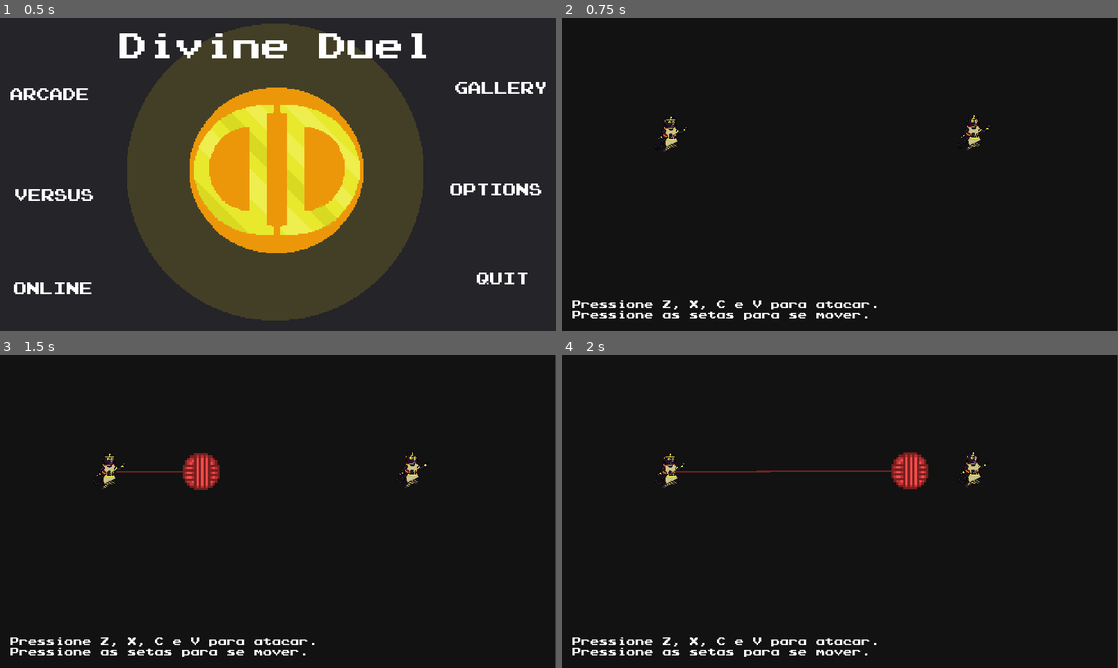
Above: before the commit, frames 1-4 (two rows, left to right).
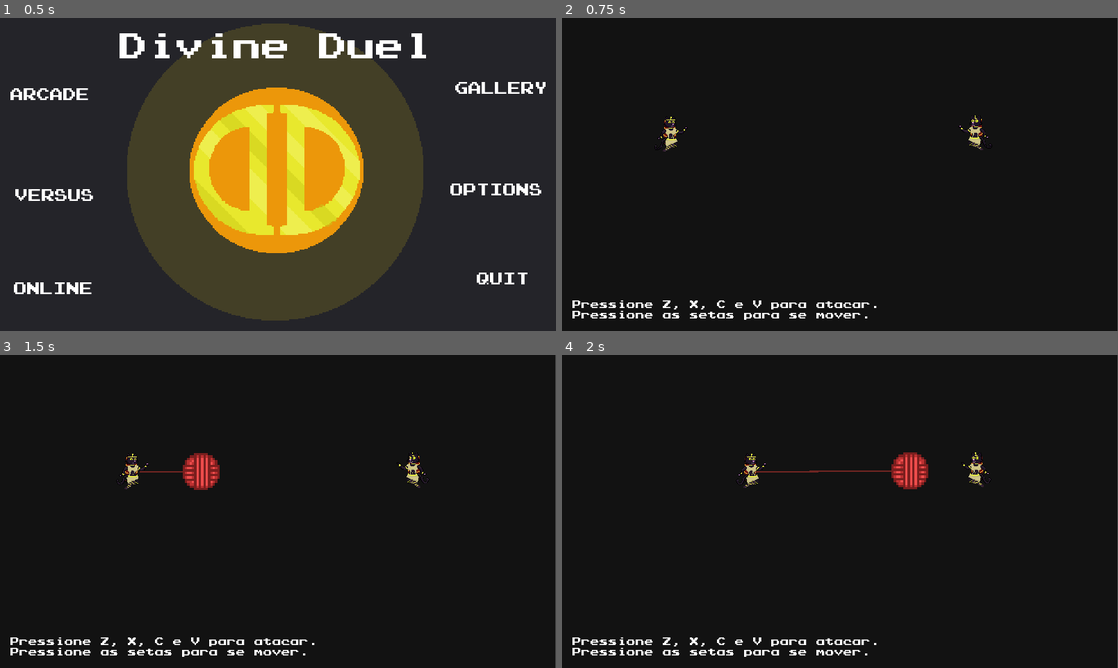
Above: after the commit, the same moments.

Repository: GamuxUnicamp/Divine_Duel
Game: Godot game, scene res://menus/MainMenu.tscn
Same seed, same stepped clock (60 frames per second), same inputs: the game is played once before the commit and once after it. The engine's default icon, where the game draws it, is replaced by a stand-in: a white triangle on a blue panel in a dark square.
Inputs (mouse positions are in pixels of both pictures, inside the frame that each line leads up to):
- Up to frame 1 (0.5 s): no input
- Up to frame 2 (0.75 s): click "VERSUS" at 0.5 s
- Up to frame 3 (1.5 s): tap Z (attack0) at 1.25 s; move the mouse to (400, 495) at 1.27 s; hold D (ui_right, bound only after the commit) from 1.28 s (still down); hold Z (attack0) from 1.28 s (still down)
- Up to frame 4 (2 s): keep holding D (ui_right, bound only after the commit); keep holding Z (attack0); tap Enter (ui_accept) at 1.52 s

Frame 1 is identical in both runs. In frame 2, 0.2% of the frame differs, in the area x 71-78%, y 31-43%; in frame 3, 0.4%; in frame 4, 0.6%, in the area x 16-78%, y 31-43%.

Commit message:
mudanca na entrada e invertida segunda bastet

Diff:
--- a/levels/DemoLevel.gd
+++ b/levels/DemoLevel.gd
@@ -13,6 +13,7 @@
 
 	$Bastet_1.target = $Bastet_2.global_position
 	$Bastet_2.target = $Bastet_1.global_position
+	$Bastet_2.get_node("Sprite").flip_h=true
 	pass # Replace with function body.
 
 
--- a/project.godot
+++ b/project.godot
@@ -10,6 +10,7 @@
 
 _global_script_classes=[  ]
 _global_script_class_icons={
+
 }
 
 [application]
@@ -34,6 +35,30 @@
 
 [input]
 
+ui_left={
+"deadzone": 0.5,
+"events": [ Object(InputEventKey,"resource_local_to_scene":false,"resource_name":"","device":0,"alt":false,"shift":false,"control":false,"meta":false,"command":false,"pressed":false,"scancode":65,"unicode":0,"echo":false,"script":null)
+, Object(InputEventJoypadButton,"resource_local_to_scene":false,"resource_name":"","device":0,"button_index":14,"pressure":0.0,"pressed":false,"script":null)
+ ]
+}
+ui_right={
+"deadzone": 0.5,
+"events": [ Object(InputEventKey,"resource_local_to_scene":false,"resource_name":"","device":0,"alt":false,"shift":false,"control":false,"meta":false,"command":false,"pressed":false,"scancode":68,"unicode":0,"echo":false,"script":null)
+, Object(InputEventJoypadButton,"resource_local_to_scene":false,"resource_name":"","device":0,"button_index":15,"pressure":0.0,"pressed":false,"script":null)
+ ]
+}
+ui_up={
+"deadzone": 0.5,
+"events": [ Object(InputEventKey,"resource_local_to_scene":false,"resource_name":"","device":0,"alt":false,"shift":false,"control":false,"meta":false,"command":false,"pressed":false,"scancode":87,"unicode":0,"echo":false,"script":null)
+, Object(InputEventJoypadButton,"resource_local_to_scene":false,"resource_name":"","device":0,"button_index":12,"pressure":0.0,"pressed":false,"script":null)
+ ]
+}
+ui_down={
+"deadzone": 0.5,
+"events": [ Object(InputEventKey,"resource_local_to_scene":false,"resource_name":"","device":0,"alt":false,"shift":false,"control":false,"meta":false,"command":false,"pressed":false,"scancode":83,"unicode":0,"echo":false,"script":null)
+, Object(InputEventJoypadButton,"resource_local_to_scene":false,"resource_name":"","device":0,"button_index":13,"pressure":0.0,"pressed":false,"script":null)
+ ]
+}
 attack0={
 "deadzone": 0.5,
 "events": [ Object(InputEventKey,"resource_local_to_scene":false,"resource_name":"","device":0,"alt":false,"shift":false,"control":false,"meta":false,"command":false,"pressed":false,"scancode":90,"unicode":0,"echo":false,"script":null)
